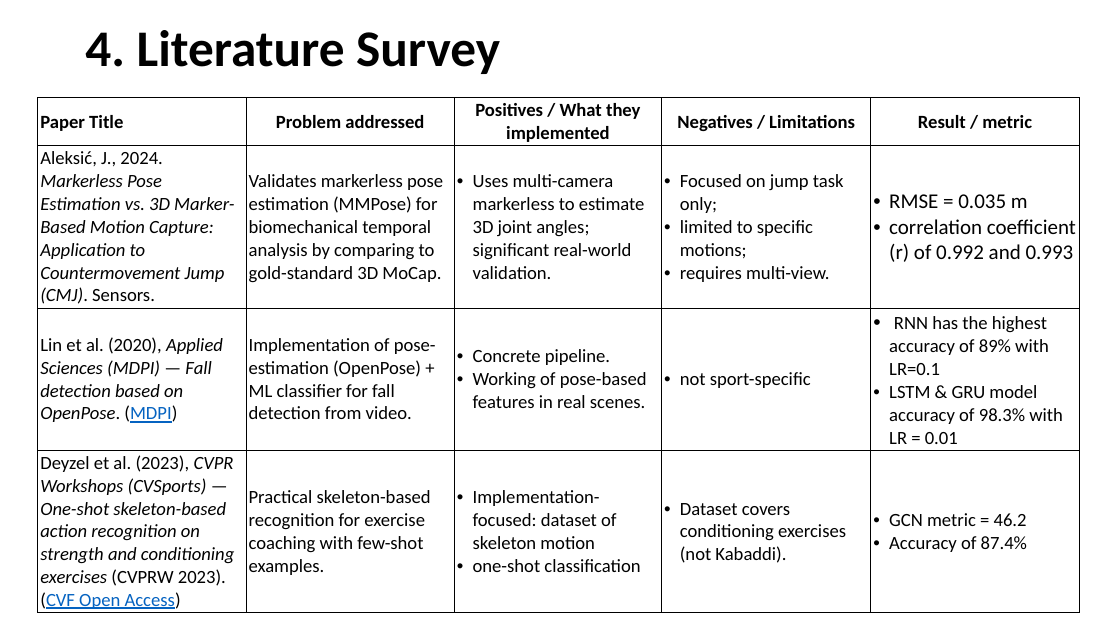
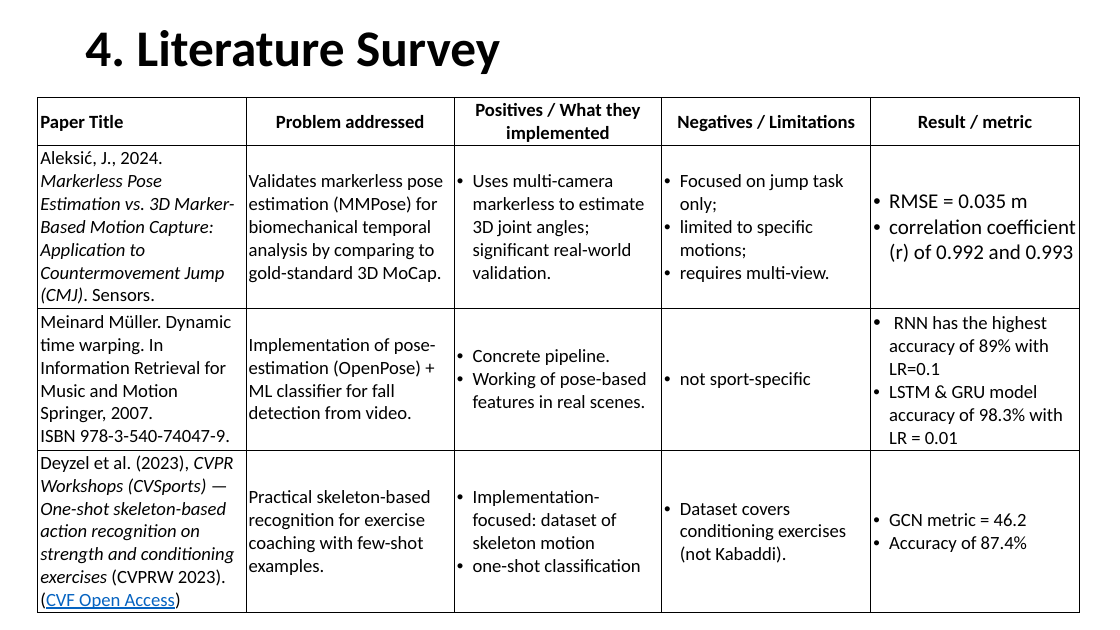
Before and after one commit to ibrahim-1702/Kabaddi-360-, a slide deck: slide 5 of review1/2024178011 review-1 [Autosaved].pptx. Drawn at 1120x630 pixels with LibreOffice and Linux fonts; fonts in the diff are those of the drawing. Boxes give left, top, right and bottom in pixels: in the first picture for what was removed or moved away, otherwise in the second. Text is boxed around its words. In the diff, an @@ line names an element or a change of style, - is before the commit and + after.

Commit message:
complete

```diff
--- a/review1/2024178011 review-1 [Autosaved].pptx
+++ b/review1/2024178011 review-1 [Autosaved].pptx
@@ table at (x1=38, y1=97, x2=1080, y2=613) @@
-row 3, column 1: Lin et al. (2020), Applied Sciences (MDPI) — Fall detection based on OpenPose. (MDPI)
+row 3, column 1: Meinard Müller. Dynamic time warping. In Information Retrieval for Music and Motion Springer, 2007. / ISBN 978-3-540-74047-9.
```
Also in this commit, not shown: 5 other slides changed.
